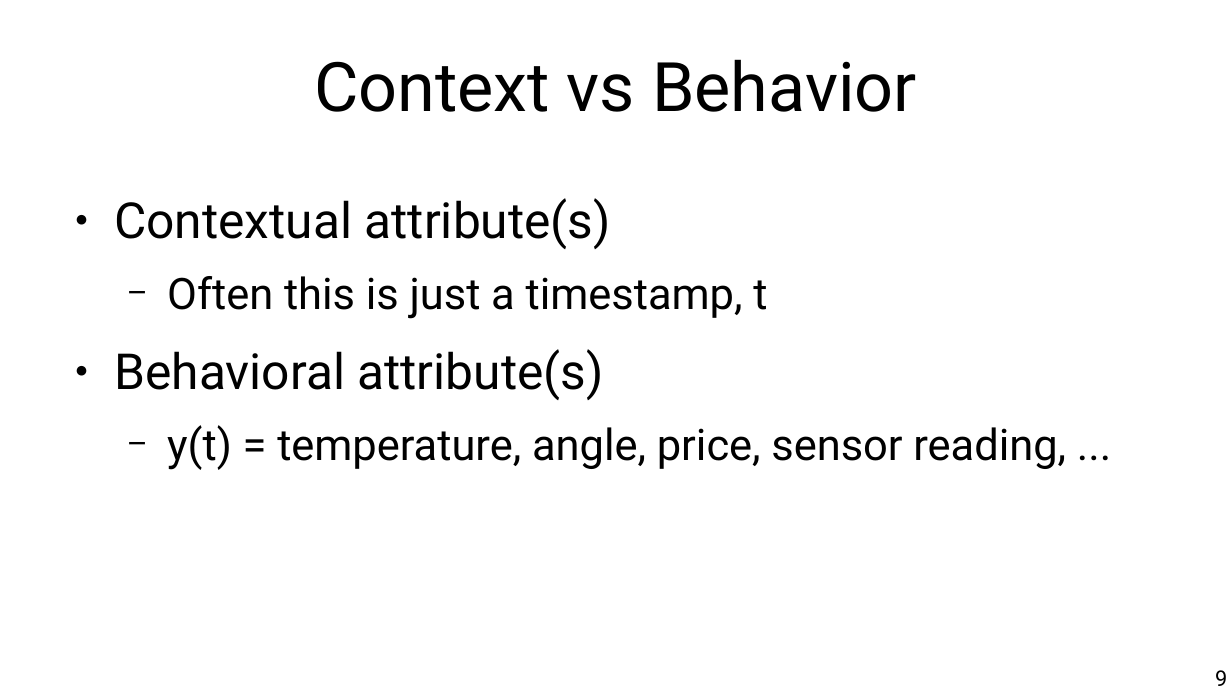
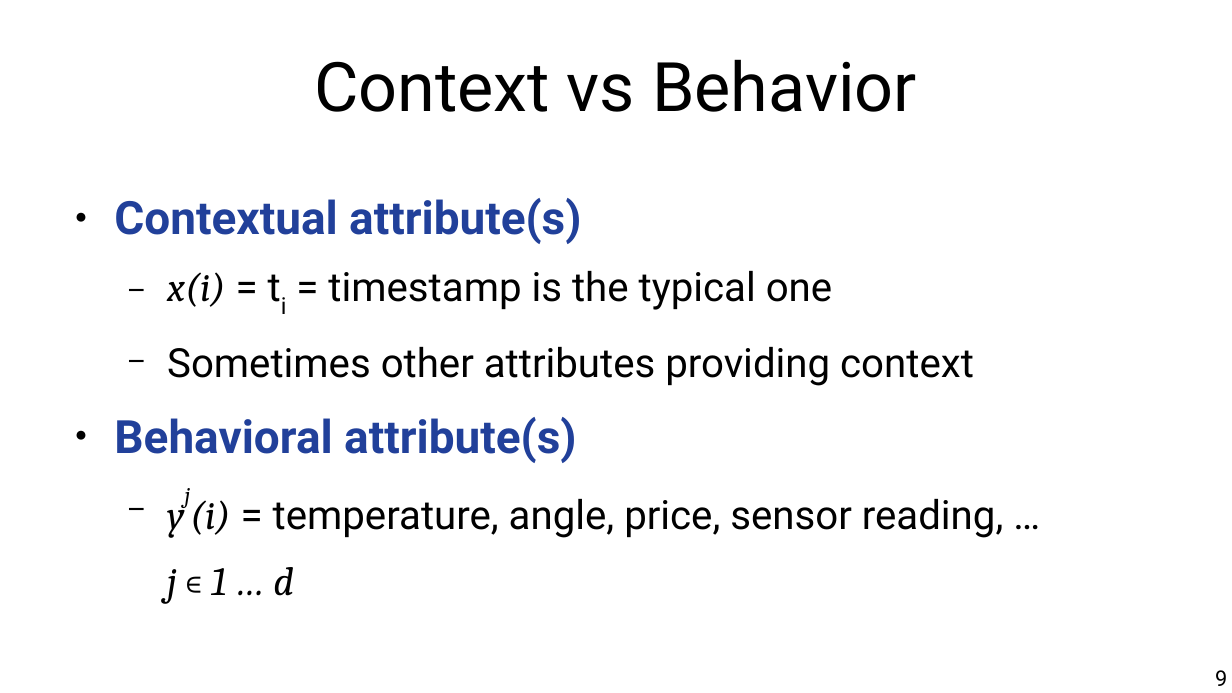
Before and after one commit to marco-calautti/data-mining-course, a slide deck: slide 9 of theory/tt11_time_series.odp. Drawn at 1232x693 pixels with LibreOffice and Linux fonts; fonts in the diff are those of the drawing. Boxes give left, top, right and bottom in pixels: in the first picture for what was removed or moved away, otherwise in the second. Text is boxed around its words. In the diff, an @@ line names an element or a change of style, - is before the commit and + after.

```diff
--- a/theory/tt11_time_series.odp
+++ b/theory/tt11_time_series.odp
@@ text at <box>114,198,581,463</box>: size 32 to 29.6 pt, text colour #000000 to #21409A, bold on in "Contextual attribute(s)", "Behavioral attribute(s)" @@
@@ text at <box>167,271,974,386</box>: text changed; size 28 to 25.9 pt @@
-  − Often this is just a timestamp, t
+  − x(i) = ti = timestamp is the typical one
+  − Sometimes other attributes providing context
@@ text at <box>167,499,1004,604</box>: text changed; size 28 to 25.9 pt @@
-  − y(t) = temperature, angle, price, sensor reading, ...
+  − yj(i) = temperature, angle, price, sensor reading, …
+  j ∊ 1 … d
```
Also in this commit, not shown: 32 other slides changed, 5 slides added, 2 slides removed.
